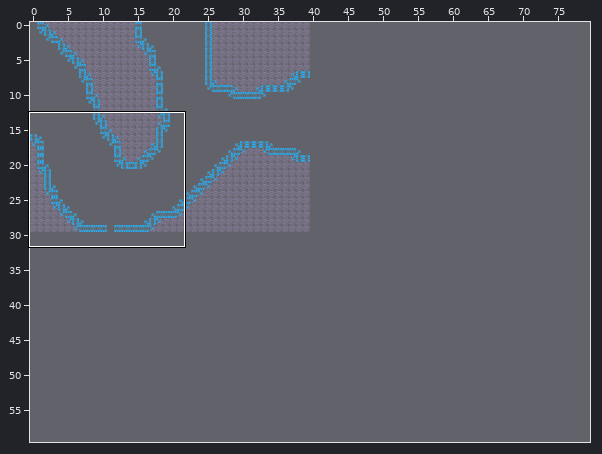
One commit to this Tiled map: public/assets/tiles/map2.tmx. The first picture is a wide view before the edit; the outline marks the close-up.
Close-up. As it was:
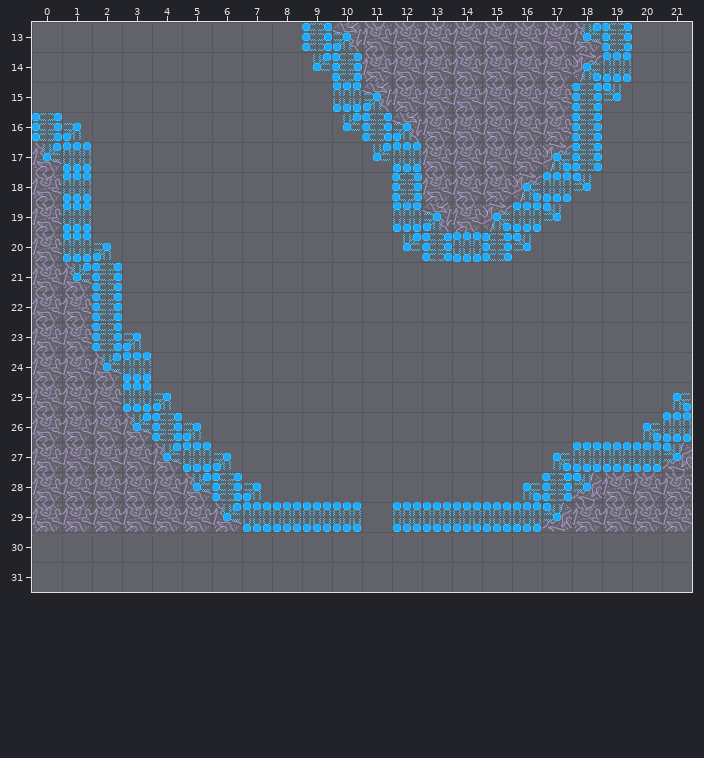
Cells are 30x30 px. Shown: x 0..21, y 13..31. The commit also changed other parts of the map, which this record leaves out.
Once edited:
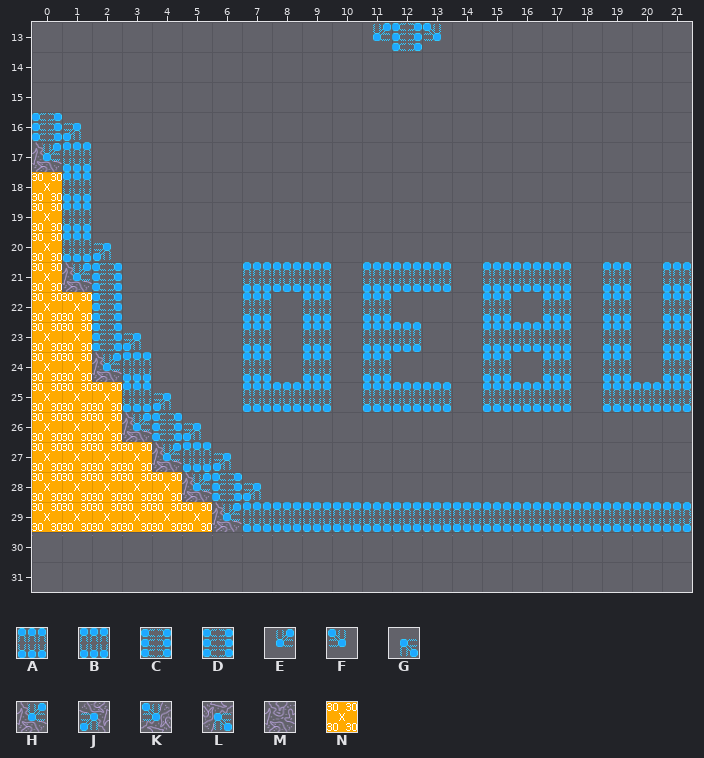
Key: from "tileset": A 0, B 0 turned 180, C 0 turned 270, D 0 turned 90, E 1, F 1 turned 270, G 1 turned 90, H 3, J 3 turned 180, K 3 turned 270, L 3 turned 90, M 6, N 7.
_ is an empty cell, . an unchanged one.
See-through tiles are keyed as they look on the map.
The exact change:
--- layer "Membrane + cell"
@@ x 0..21 @@
-13 .........CJMMMMMMMHD..
-14 .........EDMMMMMMMLA..
-15 ..........BJMMMMMMCF..
-16 ..........ECJMMMMMD...
-17 ...........EAMMMMLD...
-18 M...........DMMMLAF...
-19 M...........BJMLBF....
-20 M...........ECADF.....
-21 M......___.___.___._._
-22 MM....._._._..._._._._
-23 MM....._._.__..___._._
-24 MM....._._._..._._._._
-25 MMM....___.___.___.__G
-26 MMM.................GA
-27 MMMM.............GBAAK
-28 MMMMM...........GCKMMM
-29 MMMMMM....._.....KMMMM
+13 .........__EDF______..
+14 .........___________..
+15 ..........__________..
+16 .........._________...
+17 ...........________...
+18 N..........._______...
+19 N...........______....
+20 N..........._____.....
+21 N......AAA.AAA.AAA.A.A
+22 NN.....A.A.A...A.A.A.A
+23 NN.....A.A.AA..AAA.A.A
+24 NN.....A.A.A...A.A.A.A
+25 NNN....AAA.AAA.AAA.AAA
+26 NNN.................__
+27 NNNN............._____
+28 NNNNN...........______
+29 NNNNNN.....A.....AAAAA
Where, in picture pixels (left, top, right, bottom), the same in both close-ups:
changed: (243, 22, 692, 532)
changed: (32, 172, 212, 532)
